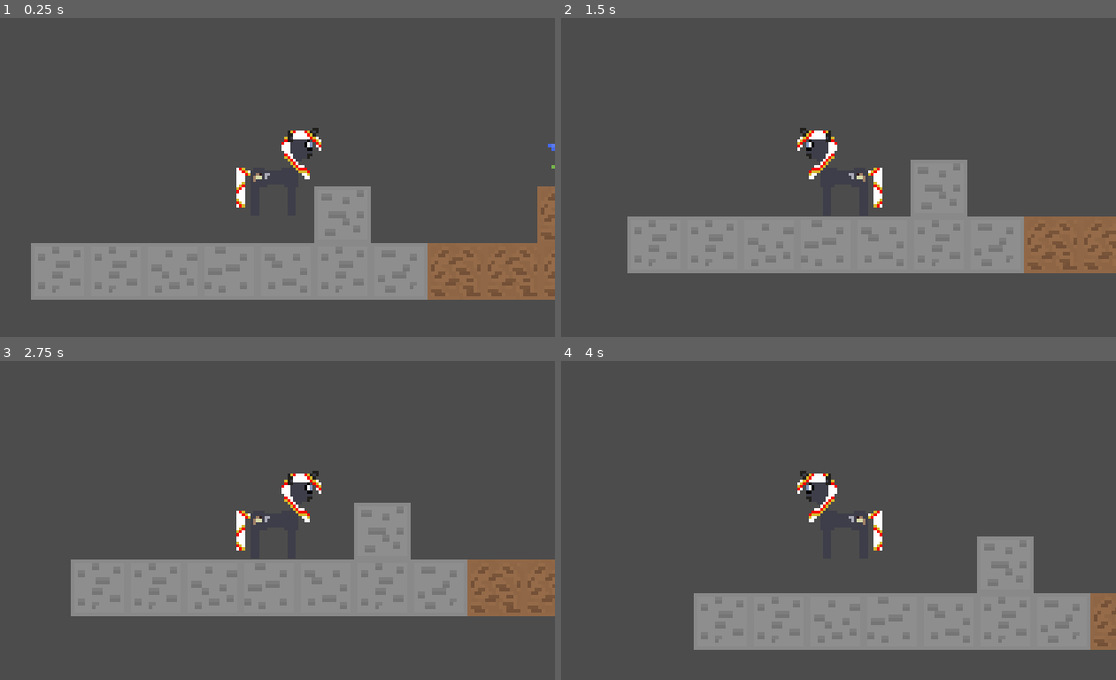
Above: before the commit, frames 1-4 (two rows, left to right).
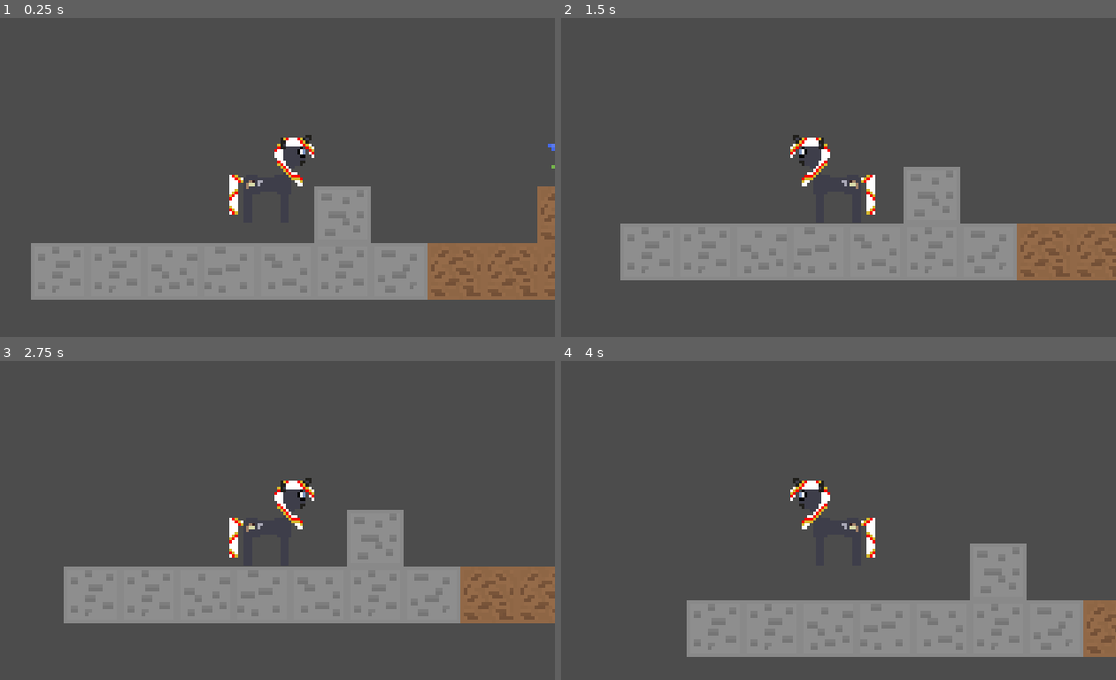
Above: after the commit, the same moments.

Repository: SilkRose/Roll-Pony-Game
Game: Godot game, scene res://World.tscn
Same seed, same stepped clock (60 frames per second), same inputs: the game is played once before the commit and once after it.
Inputs:
- Up to frame 1 (0.25 s): no input
- Up to frame 2 (1.5 s): hold Right (ui_right) 0.53-1.28 s; tap Space (jump) at 0.77 s; hold Left (ui_left) from 1.28 s (still down)
- Up to frame 3 (2.75 s): tap Space (jump) at 1.52 s; release Left (ui_left) at 2.03 s; hold Right (ui_right) from 2.03 s (still down)
- Up to frame 4 (4 s): tap Space (jump) at 3.02, 3.77 s; release Right (ui_right) at 3.53 s; hold Left (ui_left) from 3.53 s (still down)

The runs differ from the first frame. In frame 1, 1.2% of the frame differs, in the area x 41-58%, y 34-62%; in frame 2, 8.2%; in frame 3, 8.3%, in the area x 11-100%, y 34-83%; in frame 4, 7.2%.

Commit message:
Remove offset and debug print

Diff:
--- a/Player.gd
+++ b/Player.gd
@@ -36,7 +36,6 @@
 	velocity.x = int(move_toward(velocity.x, MAX_SPEED * direction, ACCELERATION * delta))
 	velocity.y = int(move_toward(velocity.y, max_fall_speed, gravity * delta))
 
-	print(velocity)
 	#if input_vector != Vector2.ZERO:
 		#velocity.x = velocity.move_toward(input_vector * MAX_SPEED, ACCELERATION * delta)
 	#else:
--- a/Player.tscn
+++ b/Player.tscn
@@ -7,12 +7,10 @@
 script = ExtResource( 1 )
 
 [node name="Playerx32" type="Sprite" parent="."]
-position = Vector2( 2, -2 )
 scale = Vector2( 0.8, 0.8 )
 texture = ExtResource( 2 )
 
 [node name="CollisionPolygon2D" type="CollisionPolygon2D" parent="."]
-position = Vector2( 2, -2 )
 scale = Vector2( 0.8, 0.8 )
 polygon = PoolVector2Array( 0, 0, 6, 0, 6, 6, 6, 6, 6, 16, 3, 16, 3, 6, 2, 6, 2, 5, -4, 5, -4, 6, -7, 6, -7, 16, -10, 16, -10, 0 )
 
